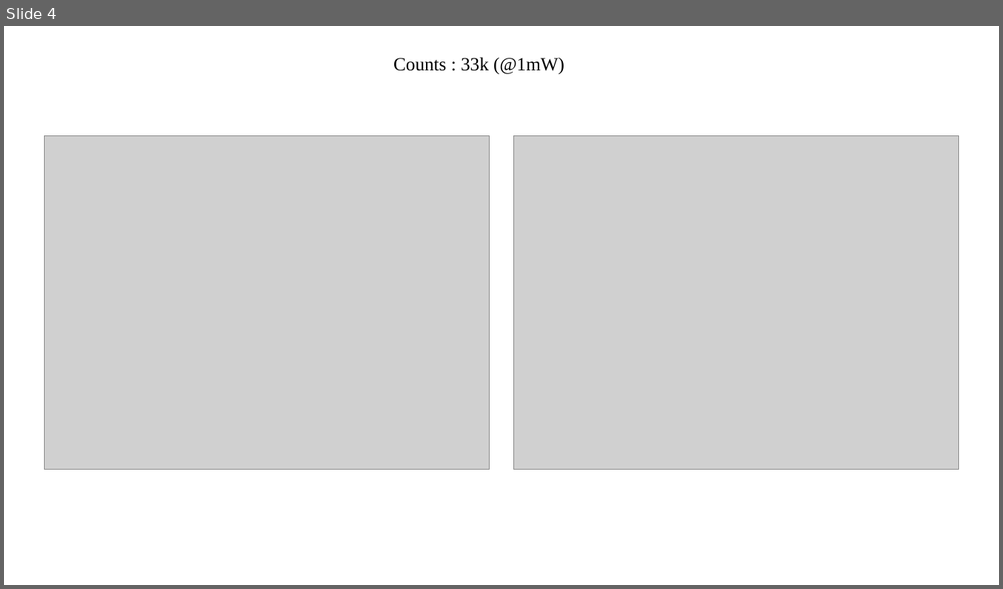
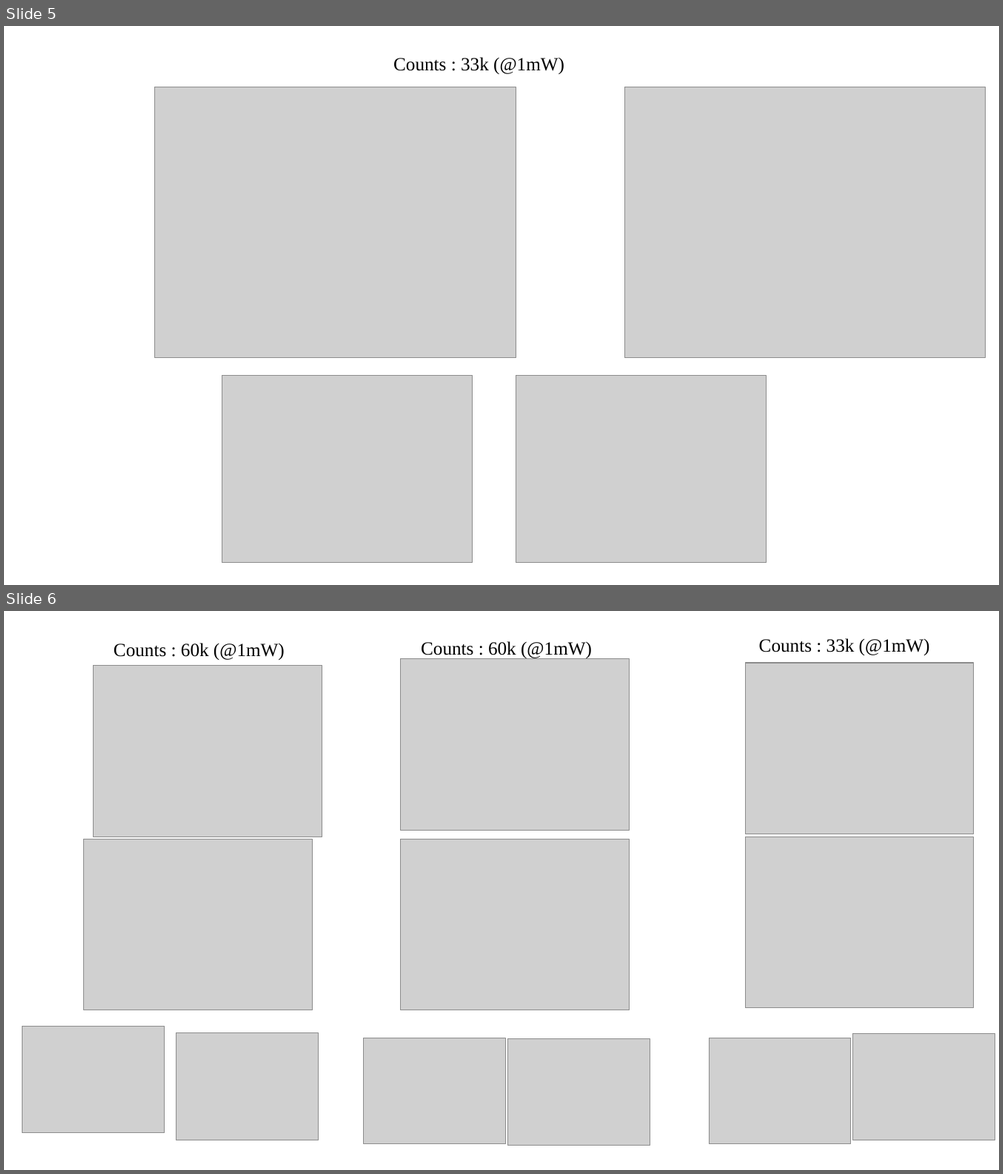
Before and after one commit to ghoshatanu857/T1_measurements, a slide deck: codes/data/2025/Oct_10/statistics.pptx. Shown one above the other, each under a label of ours: slide 4 before the commit, slides 5 and 6 after it. The pictures are 1003x589 and 1003x1174 pixels, drawn with LibreOffice and Linux fonts; fonts in the diff are those of the drawing; grey boxes stand for pictures. Boxes give left, top, right and bottom in pixels: in the first picture for what was removed or moved away, otherwise in the second. Text is boxed around its words. In the diff, an @@ line names an element or a change of style, - is before the commit and + after.

```diff
--- a/codes/data/2025/Oct_10/statistics.pptx
+++ b/codes/data/2025/Oct_10/statistics.pptx
@@ slide 6 added at [4, 611, 999, 1170], background #FFFFFF @@
@@ text added at [114, 643, 284, 660], 18 pt, text #000000 @@
+Counts : 60k (@1mW)
@@ text added at [421, 641, 592, 659], 18 pt, text #000000 @@
+Counts : 60k (@1mW)
@@ text added at [759, 638, 930, 655], 18 pt, text #000000 @@
+Counts : 33k (@1mW)
@@ picture added at [94, 666, 322, 837] @@
@@ picture added at [401, 659, 629, 830] @@
@@ picture added at [745, 663, 973, 834] @@
@@ picture added at [84, 840, 312, 1011] @@
@@ picture added at [401, 840, 629, 1011] @@
@@ picture added at [745, 837, 973, 1008] @@
@@ picture added at [22, 1027, 165, 1134] @@
@@ picture added at [176, 1034, 318, 1141] @@
@@ picture added at [364, 1038, 506, 1145] @@
@@ picture added at [508, 1039, 649, 1146] @@
@@ picture added at [709, 1038, 851, 1145] @@
@@ picture added at [853, 1034, 995, 1141] @@
@@ what was slide 4 is now slide 5 @@
@@ slide 5 changed as well @@
@@ picture: place and size @@
-picture at [44, 136, 489, 469]
+picture at [155, 87, 516, 358]
@@ picture: place and size @@
-picture at [514, 136, 959, 469]
+picture at [624, 87, 985, 358]
@@ picture added at [222, 375, 472, 563] @@
@@ picture added at [516, 375, 765, 563] @@
```
Also in this commit, not shown: 3 other slides changed, 1 other slide added, 33 other files.
